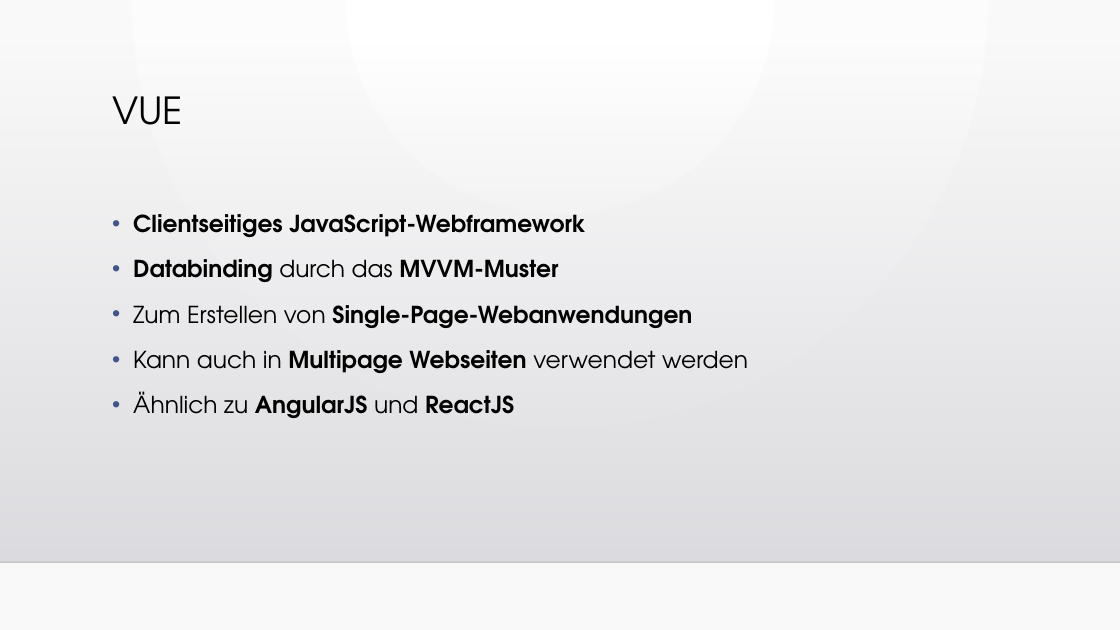
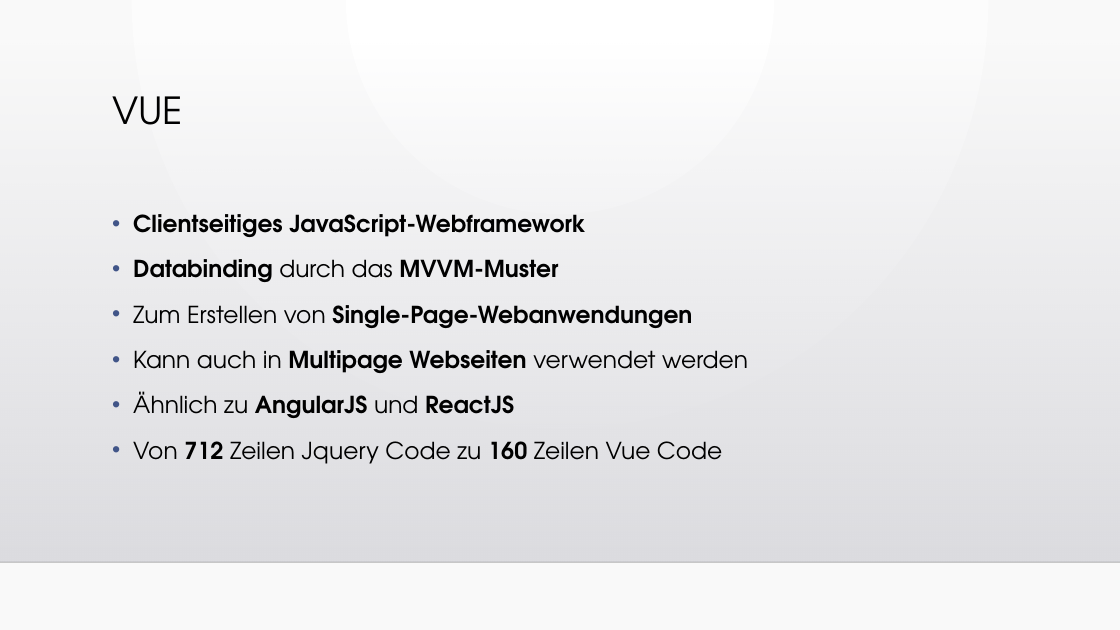
Before and after one commit to WebEngineering18/Pr-sentation, a slide deck: slide 17 of Fragebogen zum Status der Bauqualität.pptx. Drawn at 1120x630 pixels with LibreOffice and Linux fonts; fonts in the diff are those of the drawing; background and template pictures are left out. Boxes give left, top, right and bottom in pixels: in the first picture for what was removed or moved away, otherwise in the second. Text is boxed around its words. In the diff, an @@ line names an element or a change of style, - is before the commit and + after.

Commit message:
Vue Folie verändert

```diff
--- a/Fragebogen zum Status der Bauqualität.pptx
+++ b/Fragebogen zum Status der Bauqualität.pptx
@@ text at (133, 441, 722, 464): paragraph added @@
+• Von 712 Zeilen Jquery Code zu 160 Zeilen Vue Code
```
Also in this commit, not shown: 1 other file.
